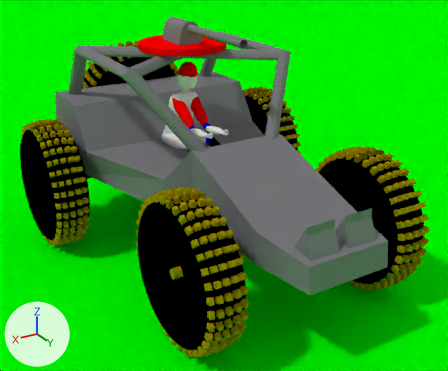
One commit to the Blender file materials.bos/graphics/models/buggy/buggy.blend: the scene before it, then after it.
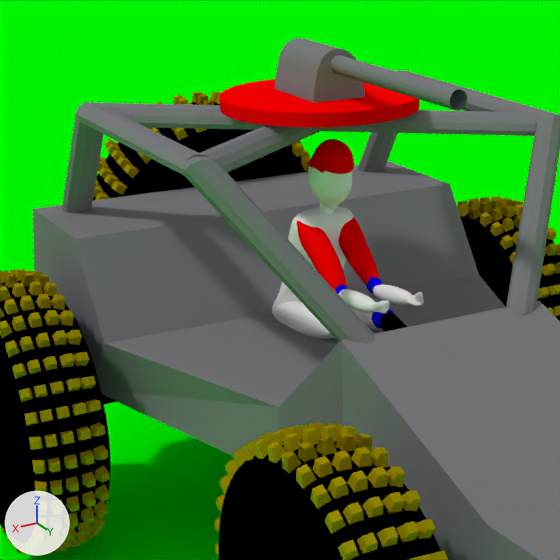
Each version is shown from a camera (50 mm lens) standing at (4.4, 9.83, 4.91) and looking at (-0.23, 2.11, 1.05), then close up on the part from 9% to 64% of the width and 0% to 67% of the height. The axes (+X, +Y, +Z) are drawn at lower left. The lights are the same throughout.

The older version as bpy lines, for what is in view:
```python
ob_cube_005 = bpy.data.objects.new('Cube.005', me_cube_003)
ob_cube_005.parent = ob_cylinder_008
ob_cube_005.location = (0.106, 4.263, 1.523)
ob_cube_005.rotation_euler = (0.0, 0.0, 3.142)  # degrees (0, 0, 180)
ob_cube_005.scale = (-0.34, 0.703, 0.703)
ob_cylinder_008 = bpy.data.objects.new('Cylinder.008', me_cylinder_008)
ob_cylinder_008.parent = ob_plane_006
ob_cylinder_008.location = (0.0485, 1.839, 3.129)
ob_cylinder_008.rotation_euler = (0.0, 0.0, -0.0000375)  # degrees (0, 0, -0)
ob_cylinder_008.scale = (0.707, 0.707, 0.067)
ob_helmet = bpy.data.objects.new('helmet', me_helmet)
ob_helmet.parent = ob_body
ob_helmet.location = (-0.0316, 0.00735, 2.645)
ob_helmet.rotation_euler = (1.571, 0.0, 0.0)  # degrees (90, 0, 0)
ob_helmet.scale = (0.186, 0.26, 0.26)
ob_left_upper_arm = bpy.data.objects.new('left upper arm', me_left_upper_arm)
ob_left_upper_arm.parent = ob_body
ob_left_upper_arm.location = (0.283, -0.0224, 2.0)
ob_left_upper_arm.rotation_euler = (-1.582, 1.362, 1.554)  # degrees (-91, 78, 89)
ob_left_upper_arm.scale = (0.135, -0.576, 0.135)
ob_right_upper_arm = bpy.data.objects.new('right upper arm', me_right_upper_arm)
ob_right_upper_arm.parent = ob_body
ob_right_upper_arm.location = (-0.298, -0.112, 1.98)
ob_right_upper_arm.rotation_euler = (0.629, -1.109, -0.595)  # degrees (36, -64, -34)
ob_right_upper_arm.scale = (0.135, 0.576, -0.135)
# also in view: 'Cylinder.005' at (-0.01, 1.21, 2.49); 'right thigh' at (0.17, 1.32, 1.56); 'head' at (0.0, 1.4, 2.66); 'Tube' at (-0.01, 1.96, 3.41); 'Circle.001' at (1.99, 0.44, 0.98)
```
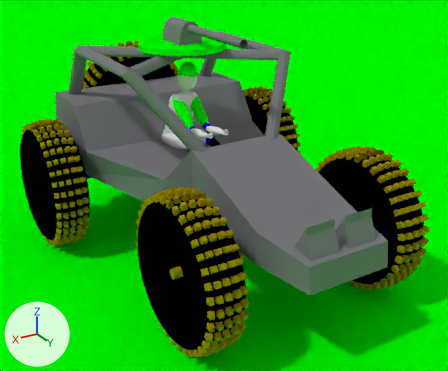
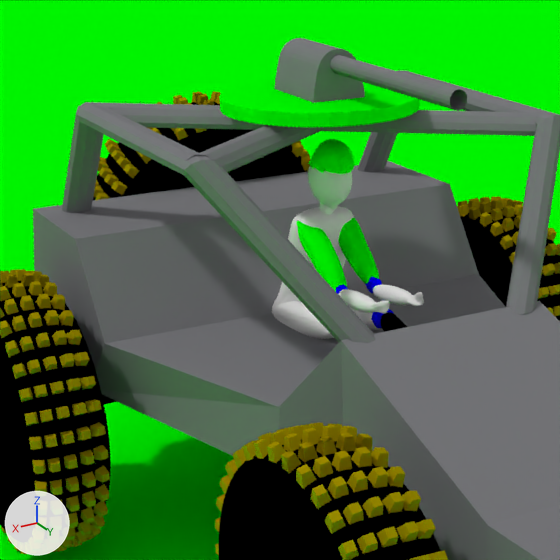
Commit message: other player color

Changed parts and their boxes (x1, y1, x2, y2) in the close-ups (560 x 560 px):
'Cylinder.008', recoloured (red to green)
    both: (219, 79, 419, 127)
'right upper arm', recoloured (red to green)
    both: (297, 221, 347, 291)
'left upper arm', recoloured (red to green)
    both: (338, 218, 379, 283)
'helmet', recoloured (red to green)
    both: (308, 139, 354, 174)

The change, as a list of edits to the scene's bpy script:
```text
Change mat_player:
    mat_player.base_color: (1.0, 0.0, 0.0) -> (0.0, 1.0, 0.0)  # red #ff0000 -> green #00ff00
Change me_cylinder_008:
    where me_cylinder_008.from_pydata(...)  # 66 vertices, 96 faces; spans x -1.04..0.87, y -1.82..0.1, z -0.57..0.78
    remove me_cylinder_008.materials.append(mat_red)  # red #ff0000
    add me_cylinder_008.materials.append(mat_player)  # green #00ff00
```
